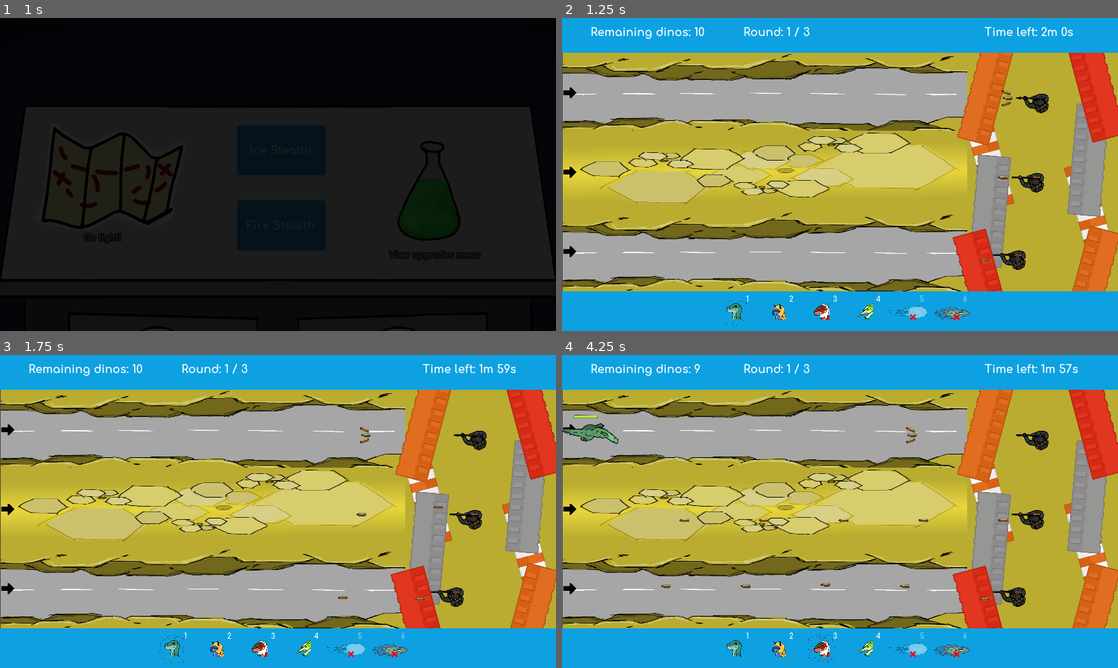
Above: before the commit, frames 1-4 (two rows, left to right).
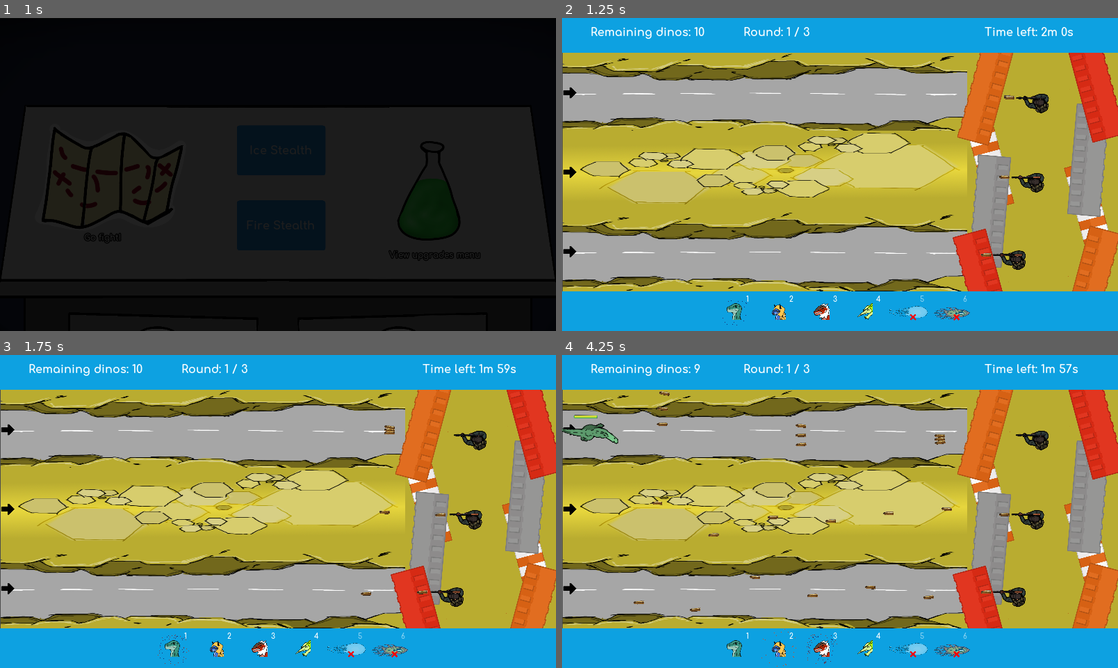
Above: after the commit, the same moments.

Repository: ojas-sanghi/scaling-out
Game: Godot game, scene res://src/GUI/screens/HomeScreen.tscn
The game is run twice, just before and just after one commit, with the same random seed, the same clock (stepped at 60 frames per second) and the same inputs. Video files are missing from this copy of the repository; at most half a second of black plays in their place. Sound files missing from this copy of the repository are replaced by a short silence.
Inputs (mouse positions are in pixels of both pictures, inside the frame that each line leads up to):
- Up to frame 1 (1 s): click "Go fight!" at 0.5 s
- Up to frame 2 (1.25 s): no input
- Up to frame 3 (1.75 s): move the mouse to (400, 495) at 1.27 s; hold D (ui_right) from 1.28 s (still down); hold 1 (dino_1) from 1.28 s (still down)
- Up to frame 4 (4.25 s): release D (ui_right) at 2 s; release 1 (dino_1) at 2 s; click (567, 430) at 2.02 s; move the mouse to (728, 527) at 2.77 s; hold S (ui_down) 2.78-3.53 s; tap 2 (dino_2) at 2.85 s; move the mouse to (895, 442) at 3.52 s; hold D (ui_right) from 3.53 s (still down); hold 3 (dino_3) from 3.53 s (still down)

Frame 1 is identical in both runs. In frame 2, 0.1% of the frame differs, in the area x 75-82%, y 23-78%; in frame 3, 0.2%; in frame 4, 0.7%, in the area x 12-81%, y 11-99%.

Commit message:
Better bullet spread!
Resolves #18

Diff:
--- a/src/actors/ArmyDude.tscn
+++ b/src/actors/ArmyDude.tscn
@@ -159,7 +159,7 @@
 [node name="Sprite" type="Sprite" parent="."]
 rotation = 3.14159
 scale = Vector2( 0.45, 0.45 )
-texture = ExtResource( 3 )
+texture = ExtResource( 4 )
 
 [node name="AnimationPlayer" type="AnimationPlayer" parent="."]
 autoplay = "shoot_pistol"
@@ -168,4 +168,4 @@
 anims/shoot_shotgun = SubResource( 3 )
 
 [node name="BulletSpawner" parent="." instance=ExtResource( 11 )]
-position = Vector2( -52.7811, -22.6205 )
+position = Vector2( -57.5487, -23.68 )
--- a/src/combat/Bullet.gd
+++ b/src/combat/Bullet.gd
@@ -2,32 +2,27 @@
 
 var mode = "pistol"
 
-var speed = Vector2(-550, 0)
-
+var speed := CombatInfo.bullet_speed / 2
 var bullet_dmg = 14
 
+func _ready() -> void:
 
-func _ready() -> void:
-	match mode:
-		"pistol":
-			bullet_dmg = 4
-		"rifle":
-			bullet_dmg = 4
-		"shotgun":
-			bullet_dmg = 6
-			$ExistenceTimer.wait_time = 0.75
+	if mode == "shotgun":
+		bullet_dmg = 6
+		$ExistenceTimer.wait_time = 0.75
+	else:
+		bullet_dmg = 4
+		bullet_dmg = 4
+
 	$ExistenceTimer.start()
 
 func _physics_process(delta: float) -> void:
-	position += speed * delta
+	var bullet_vel = Vector2(-1, 0).rotated(rotation) * speed
+	position += bullet_vel * delta
 
-
-func _on_Bullet_area_entered(dino: Area2D) -> void:
+func _on_Bullet_area_entered(dino: GeneralDino) -> void:
 	dino.update_health(bullet_dmg)
-	get_parent().remove_bullet(self)
 	queue_free()
 
-
 func _on_ExistenceTimer_timeout() -> void:
-	get_parent().remove_bullet(self)
-	queue_free()
+	bullet_dmg = 1
--- a/src/combat/Bullet.tscn
+++ b/src/combat/Bullet.tscn
@@ -11,8 +11,8 @@
 script = ExtResource( 1 )
 
 [node name="Sprite" type="Sprite" parent="."]
-rotation = -3.14159
-scale = Vector2( 0.0463011, 0.0463011 )
+rotation = 3.14159
+scale = Vector2( 0.05, 0.05 )
 texture = ExtResource( 2 )
 
 [node name="CollisionShape2D" type="CollisionShape2D" parent="."]
--- a/src/combat/BulletSpawner.gd
+++ b/src/combat/BulletSpawner.gd
@@ -1,44 +1,41 @@
 extends Node2D
 
 var bullet = preload("res://src/combat/Bullet.tscn")
+var bullet_group = preload("res://src/combat/BulletsGroup.tscn")
+
 var bullets = []
-
-var bullet_spawn_pos = [Vector2(0, 0)]
-var bullet_sprays = [Vector2(0, -25), Vector2(0, -20), Vector2(0, 0), Vector2(0, 20), Vector2(0, 25)]
 
 var mode
 
-func check_mode() -> void:
-	match mode:
-		"shotgun":
-			bullet_spawn_pos = [Vector2(-5, -20), Vector2(0, 0), Vector2(-5, 20)]
-			bullet_sprays = [Vector2(0, 0)]
+func new_bullet():
+	var new = bullet.instance()
+	new.mode = mode
+	bullets.append(new)
 
 func spawn_bullets():
-	check_mode()
+	# reset list
+	bullets = []
 
-	for b in bullet_spawn_pos:
-		var new_bullet = bullet.instance()
-		new_bullet.mode = mode
+	# bullet and bullets_group speed are
+	# both half of that in the singleton
+	# thus roughly same as the value itself in the singleton, and
+	# the positions of the bullet and the bulletsgroup are the same
+	var bullets_group = bullet_group.instance()
+	bullets_group.rotation_degrees = rand_range(-5, 5)
 
-		new_bullet.position = b
-		randomize()
-		var spray_num = randi() % bullet_sprays.size()
-		new_bullet.position += bullet_sprays[spray_num]
-
-		bullets.append(new_bullet)
-
-	match mode:
-		"shotgun":
-			bullets[0].rotation_degrees = 20
-			bullets[2].rotation_degrees = -20
+	# the position of the bullet and the BulletsGroup are the same
+	if mode == "shotgun":
+		# make new three bullets
+		for i in range(0, 3):
+			new_bullet()
+		bullets[0].rotation_degrees = 5
+		bullets[2].rotation_degrees = -5
+	else:
+		# one new bullet
+		new_bullet()
 
 	for bullet in bullets:
-		add_child(bullet)
+		bullets_group.add_child(bullet)
+	add_child(bullets_group)
 
 	$AudioStreamPlayer.play()
-
-# called by child bullet when it is despawning
-# removes bullet from list so that we can still set the appropriate rotation degrees
-func remove_bullet(b):
-	bullets.remove(bullets.find(b))
--- /dev/null
+++ b/src/combat/BulletsGroup.gd
@@ -0,0 +1,10 @@
+extends Area2D
+
+var speed := CombatInfo.bullet_speed / 2
+
+func _physics_process(delta: float) -> void:
+	var velocity = Vector2(-1, 0).rotated(rotation) * speed
+	position += velocity * delta
+
+func _on_VisibilityNotifier2D_screen_exited() -> void:
+	queue_free()
--- /dev/null
+++ b/src/combat/BulletsGroup.tscn
@@ -0,0 +1,15 @@
+[gd_scene load_steps=3 format=2]
+
+[ext_resource path="res://src/combat/BulletsGroup.gd" type="Script" id=1]
+
+[sub_resource type="RectangleShape2D" id=1]
+
+[node name="BulletsGroup" type="Area2D"]
+collision_layer = 64
+script = ExtResource( 1 )
+
+[node name="VisibilityNotifier2D" type="VisibilityNotifier2D" parent="."]
+
+[node name="CollisionShape2D" type="CollisionShape2D" parent="."]
+shape = SubResource( 1 )
+[connection signal="screen_exited" from="VisibilityNotifier2D" to="." method="_on_VisibilityNotifier2D_screen_exited"]
--- a/src/singletons/CombatInfo.gd
+++ b/src/singletons/CombatInfo.gd
@@ -24,6 +24,7 @@
 
 var creds := 100
 
+var bullet_speed := 400
 
 func _ready() -> void:
 	reset()
